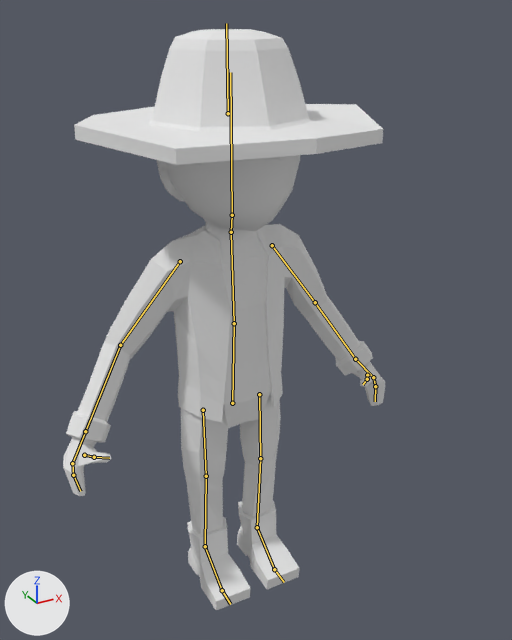
The Blender file OutofLight/Assets/Graphics/PlayerCharacter/Dave - Blend/Dave eGEN.blend, before and after one commit.
The view is the same before and after, from a 50 mm lens placed at (-0.759, -1.53, 1.558), pointed at (0.049, -0.061, 0.823). Arrows for +X, +Y and +Z are at lower left; the lights stay in place. The bones that bend it are drawn over the model as lines.

Names of what the first picture shows: 'Character'.
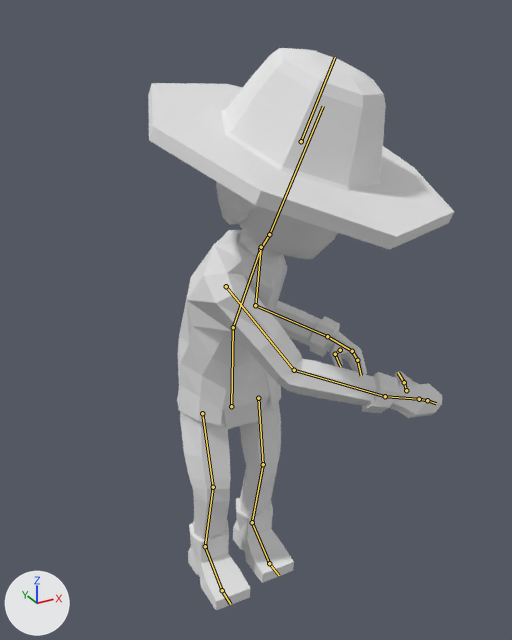
The newer file adds an action. The first version stands in its rest pose; the second is drawn at frame 10 of the action 'Open door left'.

Where the change shows, as pixel boxes (x1, y1, x2, y2) in the pictures (512 x 640 px):
```json
{"object": "Character", "change": "posed", "before": [63, 29, 385, 610], "after": [148, 48, 454, 610]}
{"bone": "Torso", "before": "(232, 403) to (234, 323)", "after": "(231, 406) to (233, 327)"}
{"bone": "Chest", "before": "(234, 323) to (231, 232)", "after": "(233, 327) to (260, 249)"}
{"bone": "Head", "before": "(232, 215) to (230, 72)", "after": "(269, 234) to (323, 106)"}
{"bone": "Upper Arm.L", "before": "(272, 245) to (315, 302)", "after": "(261, 247) to (255, 305)"}
{"bone": "Lower Arm.L", "before": "(315, 302) to (355, 359)", "after": "(255, 305) to (327, 336)"}
{"bone": "Hand.L", "before": "(355, 359) to (373, 377)", "after": "(327, 336) to (352, 351)"}
{"bone": "Thumb02.L", "before": "(367, 379) to (363, 384)", "after": "(335, 354) to (340, 366)"}
{"bone": "Upper Arm.R", "before": "(180, 261) to (120, 345)", "after": "(226, 286) to (294, 370)"}
{"bone": "Lower Arm.R", "before": "(120, 345) to (85, 431)", "after": "(294, 370) to (385, 396)"}
```

Scene script edits in JSON lines:
```json
{"block": "bone_torso", "where": "bone_torso = bpy.data.objects['Armature'].pose.bones['Torso']  # child of 'Root'"}
{"op": "set", "path": "bone_torso.location", "old": "(0.0, 0.0, 0.0)", "new": "(-0.02, -0.17, 0.08)"}
{"block": "bone_chest", "where": "bone_chest = bpy.data.objects['Armature'].pose.bones['Chest']  # child of 'Torso'"}
{"op": "set", "path": "bone_chest.rotation_quaternion", "old": "(1.0, 0.0, 0.0, 0.0)", "new": "(0.912, 0.187, 0.363, -0.022)", "note": "degrees (0, 0, 0) -> degrees (26, 42, 7)"}
{"block": "bone_head", "where": "bone_head = bpy.data.objects['Armature'].pose.bones['Head']  # child of 'Neck'"}
{"op": "set", "path": "bone_head.rotation_quaternion", "old": "(1.0, 0.0, 0.0, 0.0)", "new": "(1.0, 0.0, 0.029, 0.009)", "note": "degrees (0, 0, 0) -> degrees (0, 3, 1)"}
{"block": "bone_upper_arm_l", "where": "bone_upper_arm_l = bpy.data.objects['Armature'].pose.bones['Upper Arm.L']  # child of 'Chest'"}
{"op": "set", "path": "bone_upper_arm_l.rotation_quaternion", "old": "(1.0, 0.0, 0.0, 0.0)", "new": "(0.538, 0.005, 0.826, -0.169)", "note": "degrees (0, 0, 0) -> degrees (37, 117, 22)"}
{"block": "bone_lower_arm_l", "where": "bone_lower_arm_l = bpy.data.objects['Armature'].pose.bones['Lower Arm.L']  # child of 'Upper Arm.L'"}
{"op": "set", "path": "bone_lower_arm_l.rotation_quaternion", "old": "(1.0, 0.0, 0.0, 0.0)", "new": "(0.564, 0.756, -0.29, 0.162)", "note": "degrees (0, 0, 0) -> degrees (112, -35, -18)"}
{"block": "bone_hand_l", "where": "bone_hand_l = bpy.data.objects['Armature'].pose.bones['Hand.L']  # child of 'Lower Arm.L'"}
{"op": "set", "path": "bone_hand_l.rotation_quaternion", "old": "(1.0, 0.0, 0.0, 0.0)", "new": "(0.994, -0.104, -0.012, -0.013)", "note": "degrees (0, 0, 0) -> degrees (-12, -1, -1)"}
{"block": "bone_thumb02_l", "where": "bone_thumb02_l = bpy.data.objects['Armature'].pose.bones['Thumb02.L']  # child of 'Thumb01.L'"}
{"op": "set", "path": "bone_thumb02_l.rotation_quaternion", "old": "(1.0, 0.0, 0.0, 0.0)", "new": "(0.61, -0.616, -0.356, 0.35)", "note": "degrees (0, 0, 0) -> degrees (-91, 0, 60)"}
{"block": "bone_upper_arm_r", "where": "bone_upper_arm_r = bpy.data.objects['Armature'].pose.bones['Upper Arm.R']  # child of 'Chest'"}
{"op": "set", "path": "bone_upper_arm_r.rotation_quaternion", "old": "(1.0, 0.0, 0.0, 0.0)", "new": "(0.789, -0.151, -0.139, 0.578)", "note": "degrees (0, 0, 0) -> degrees (-24, -3, 73)"}
{"block": "bone_lower_arm_r", "where": "bone_lower_arm_r = bpy.data.objects['Armature'].pose.bones['Lower Arm.R']  # child of 'Upper Arm.R'"}
{"op": "set", "path": "bone_lower_arm_r.rotation_quaternion", "old": "(1.0, 0.0, 0.0, 0.0)", "new": "(0.977, 0.173, -0.101, 0.078)", "note": "degrees (0, 0, 0) -> degrees (19, -13, 7)"}
{"block": "bone_leg_control_l", "where": "bone_leg_control_l = bpy.data.objects['Armature'].pose.bones['Leg Control.L']  # child of 'Root'"}
{"op": "set", "path": "bone_leg_control_l.location", "old": "(0.0, 0.0, 0.0)", "new": "(-0.03, -0.36, -0.07)"}
```
